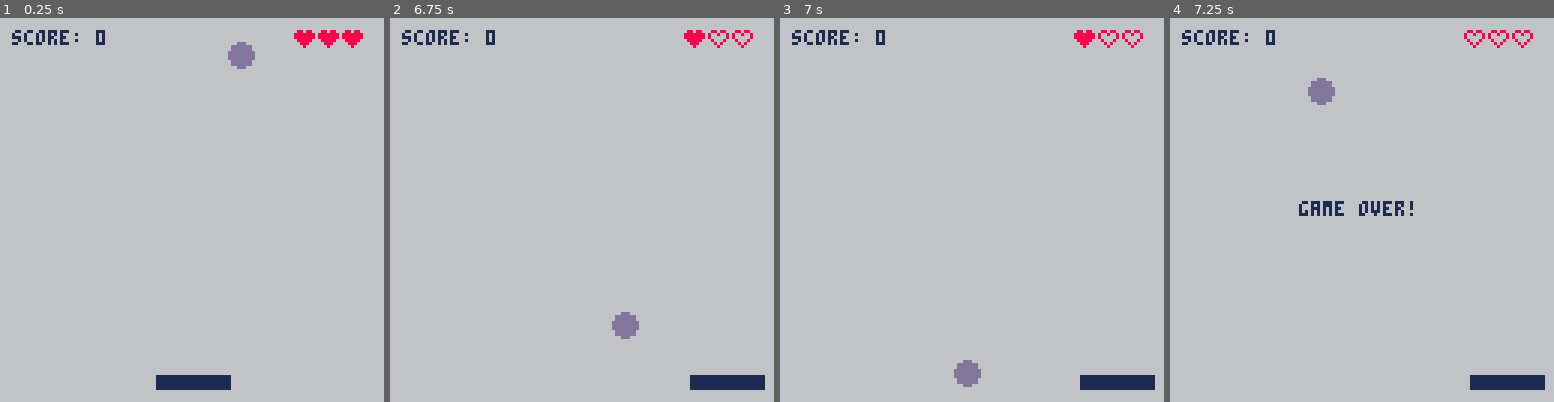
Above: before the commit, frames 1-4 (left to right).
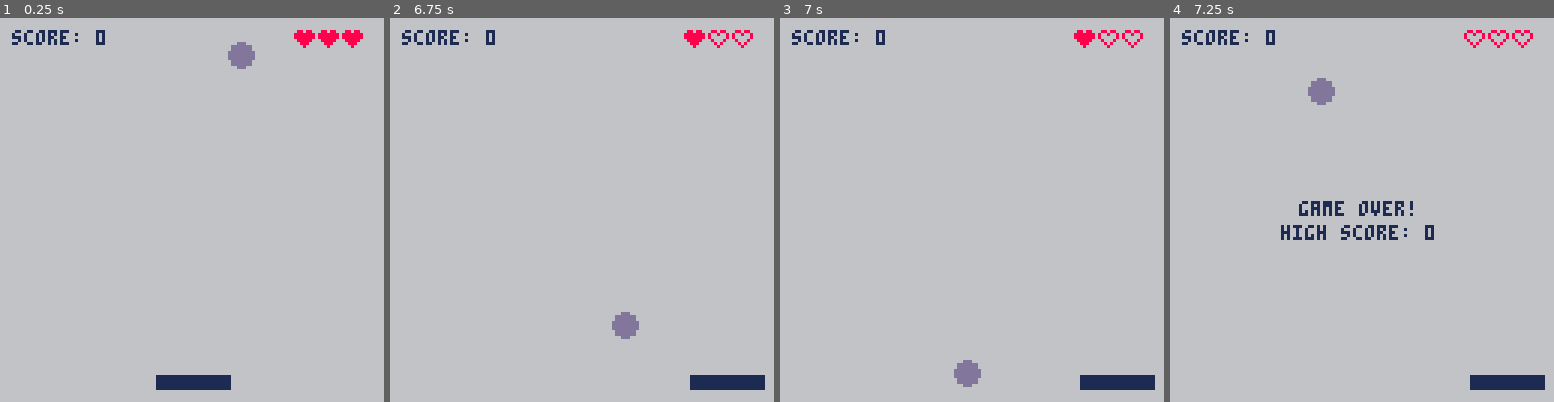
Above: after the commit, the same moments.

Repository: imjoehaines/pico-8-explorations
Game: PICO-8 cartridge squashish/squashish.p8
Two runs of this game, one before a commit and one after it. Both use one fixed random seed, a clock stepped at 60 frames per second and the inputs below.
Inputs:
- Up to frame 1 (0.25 s): no input
- Up to frame 2 (6.75 s): tap X (X key) at 0.33, 1.07, 1.85, 2.97, 4.08, 5.2, 6.32 s; tap O (Z key) at 0.7, 1.7, 2.1, 2.5, 2.9, 3.3, 3.7, 4.1, 4.5, 4.9, 5.3, 5.7, 6.1, 6.5 s; hold Right 1.6-2.1 s; hold Up 2.15-2.42 s; hold Right 2.47-3.03 s; hold Left 3.08-3.58 s; hold Down 3.63-3.97 s; hold Right 4.02-4.68 s; hold Up 4.73-5.03 s; hold Left 5.08-5.68 s; hold Down 5.73-6.03 s; hold Right 6.08-6.58 s; hold Right from 6.63 s (still down)
- Up to frame 3 (7 s): keep holding Right; tap O (Z key) at 6.9 s
- Up to frame 4 (7.25 s): release Right at 7.13 s; hold Up from 7.18 s (still down)

Frames 1-3 are identical in both runs. In frame 4, 0.6% of the frame differs, in the area x 28-69%, y 53-58%.

Commit message:
Save high score and display on game over

Diff:
--- a/squashish/squashish.p8
+++ b/squashish/squashish.p8
@@ -1,8 +1,11 @@
 pico-8 cartridge // http://www.pico-8.com
 version 16
 __lua__
+music(0)
+
 local padding = 4
 local score = 0
+local high_score = 0
 local max_lives = 3
 local lives = 3
 
@@ -58,6 +61,14 @@
   self.y += self.dy
 end
 
+function _init()
+  cartdata(
+    "imjoehaines_squashish"
+  )
+
+  high_score = dget(0)
+end
+
 function _update()
   if lives == 0 then
     return
@@ -101,6 +112,16 @@
     ball.dx = 2
     ball.dy = -2
   end
+
+  -- if the player died this
+  -- round and beat their high
+  -- score, save it
+  if lives == 0
+    and score > high_score
+  then
+    high_score = score
+    dset(0, high_score)
+  end
 end
 
 function _draw()
@@ -157,10 +178,18 @@
       (127 / 2) - 2.5, -- magic!
       paddle.colour
     )
-  end
-end
-
-music(0)
+
+    local score_string =
+      "high score: " .. high_score
+
+    print(
+      score_string,
+      (127 / 2) - #score_string * 2,
+      (127 / 2) + 6,
+      paddle.colour
+    )
+  end
+end
 
 __gfx__
 08808800088088000000000000000000000000000000000000000000000000000000000000000000000000000000000000000000000000000000000000000000
